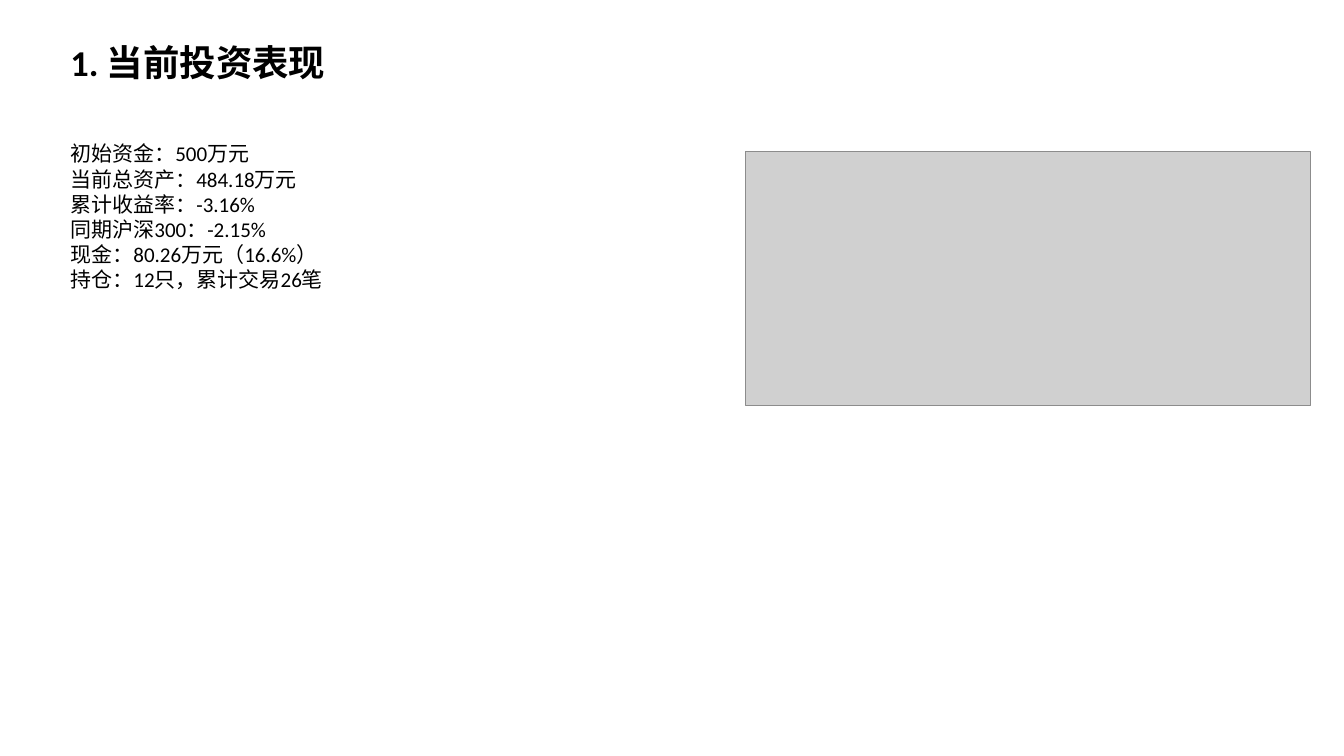
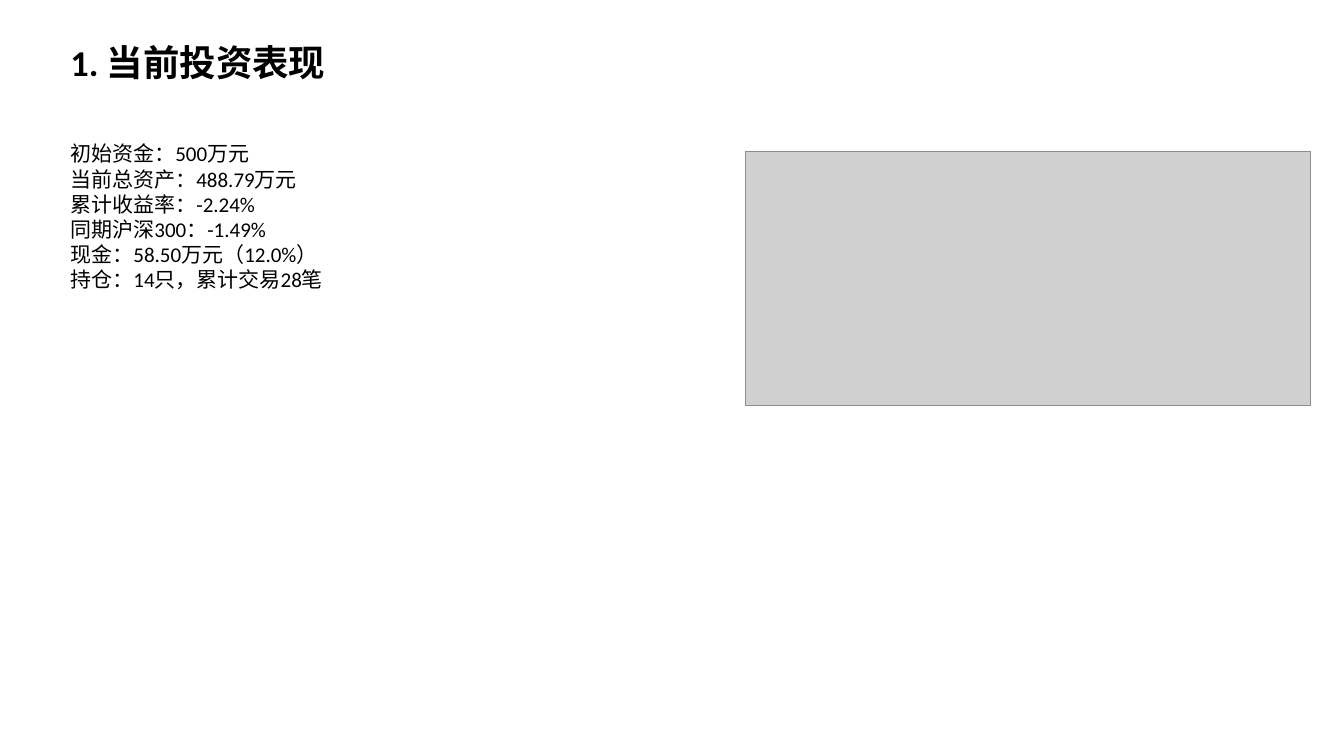
Before and after one commit to Albertdev12/pbl-workflow, a slide deck: slide 2 of outputs/12_中期路演.pptx. Drawn at 1344x756 pixels with LibreOffice and Linux fonts; fonts in the diff are those of the drawing; grey boxes stand for pictures. Boxes give left, top, right and bottom in pixels: in the first picture for what was removed or moved away, otherwise in the second. Text is boxed around its words. In the diff, an @@ line names an element or a change of style, - is before the commit and + after.

```diff
--- a/outputs/12_中期路演.pptx
+++ b/outputs/12_中期路演.pptx
@@ text at [70, 169, 323, 289]: text changed @@
-当前总资产：484.18万元
-累计收益率：-3.16%
-同期沪深300：-2.15%
-现金：80.26万元（16.6%）
-持仓：12只，累计交易26笔
+当前总资产：488.79万元
+累计收益率：-2.24%
+同期沪深300：-1.49%
+现金：58.50万元（12.0%）
+持仓：14只，累计交易28笔
```
Also in this commit, not shown: 2 other slides changed, 58 other files.
